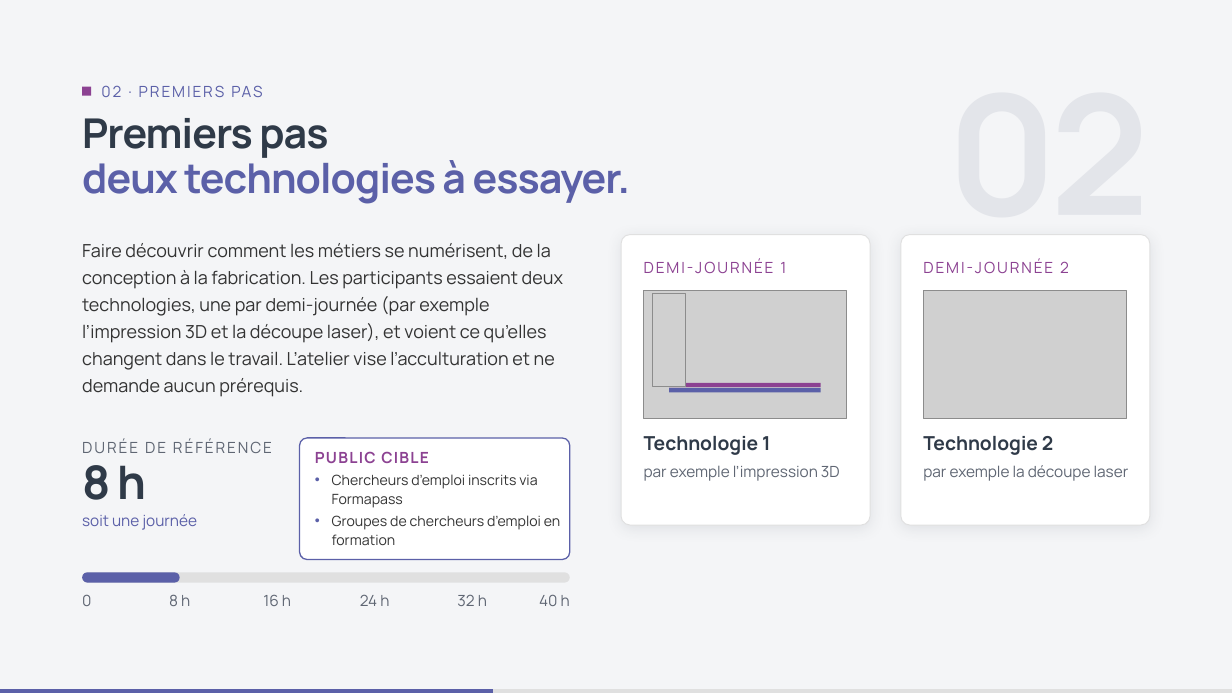
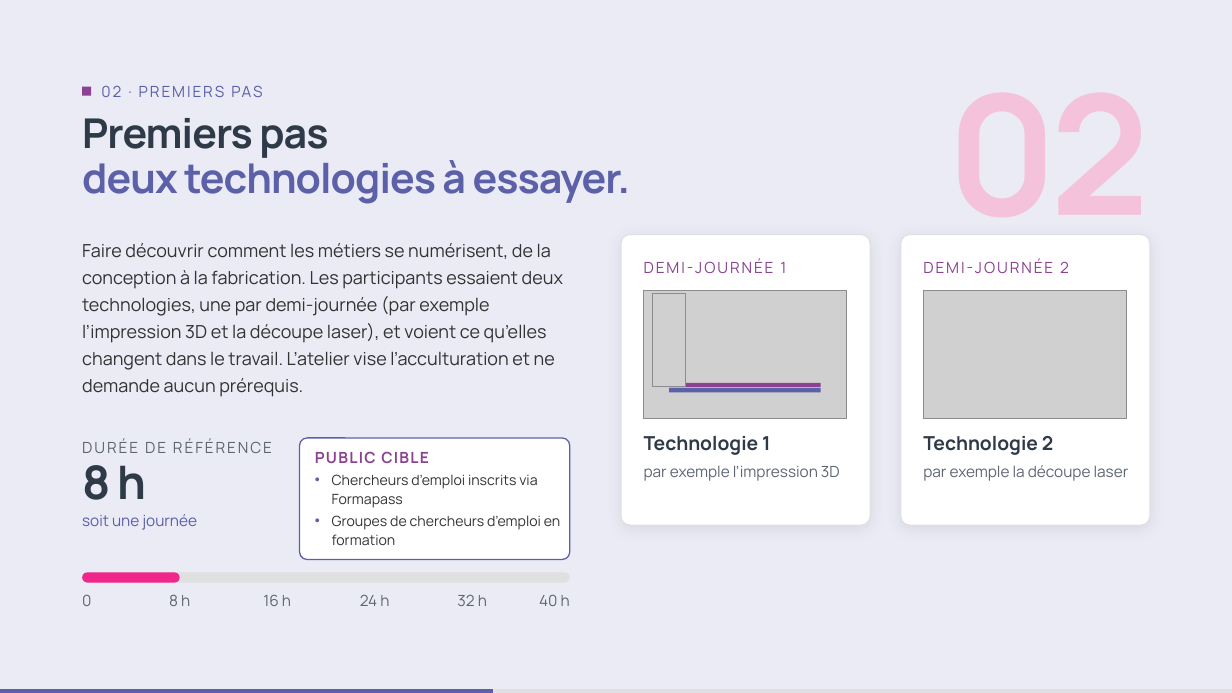
Before and after one commit to DigitalFactory-lab/Catalogue-DigitalFactory, a slide deck: slide 4 of Types-ateliers-Digital-Factory.pptx. Drawn at 1232x693 pixels with LibreOffice and Linux fonts; fonts in the diff are those of the drawing; grey boxes stand for pictures; background and template pictures are left out. Boxes give left, top, right and bottom in pixels: in the first picture for what was removed or moved away, otherwise in the second. Text is boxed around its words. In the diff, an @@ line names an element or a change of style, - is before the commit and + after.

```diff
--- a/Types-ateliers-Digital-Factory.pptx
+++ b/Types-ateliers-Digital-Factory.pptx
@@ background #F4F5F7 to #EAEBF5 @@
@@ text "02" at <box>947,93,1150,259</box>: text colour #E3E5EA to #F5C2DC @@
@@ rounded rectangle at <box>82,572,180,582</box>: fill #5B60A8 to #F0268B @@
```
Also in this commit, not shown: 7 other slides changed, 12 other files.
